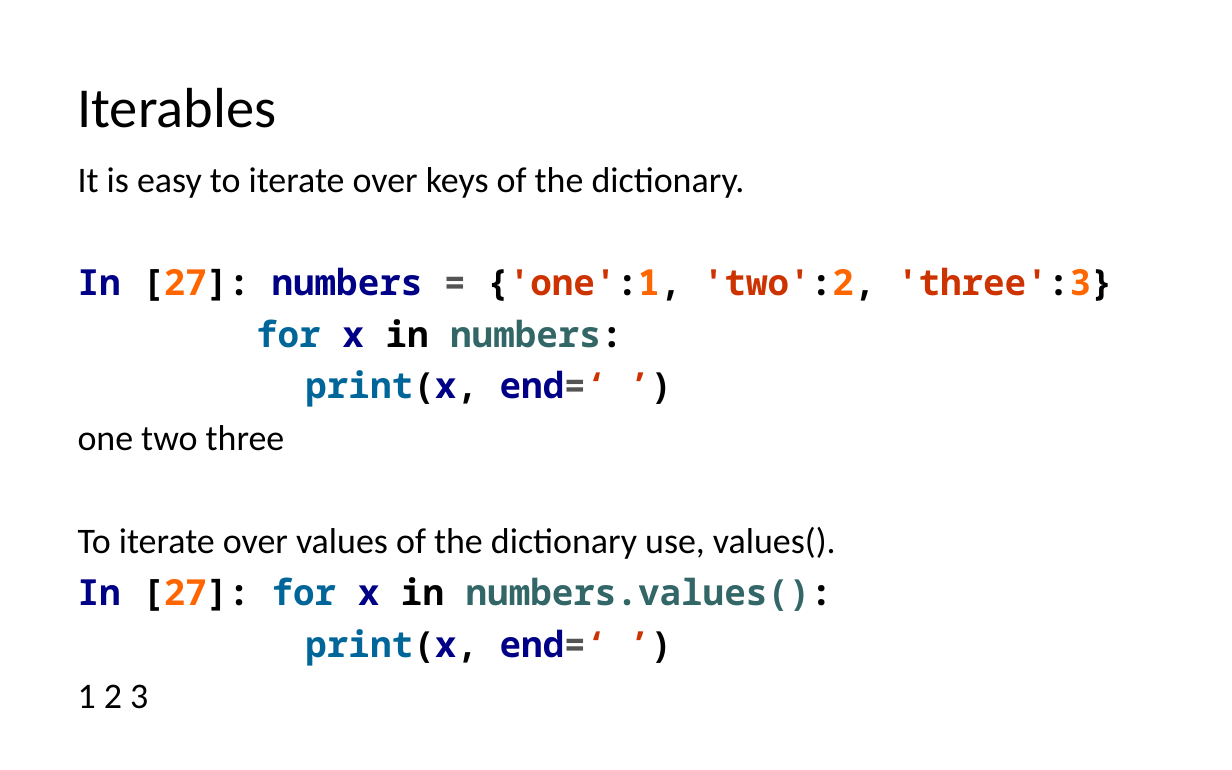
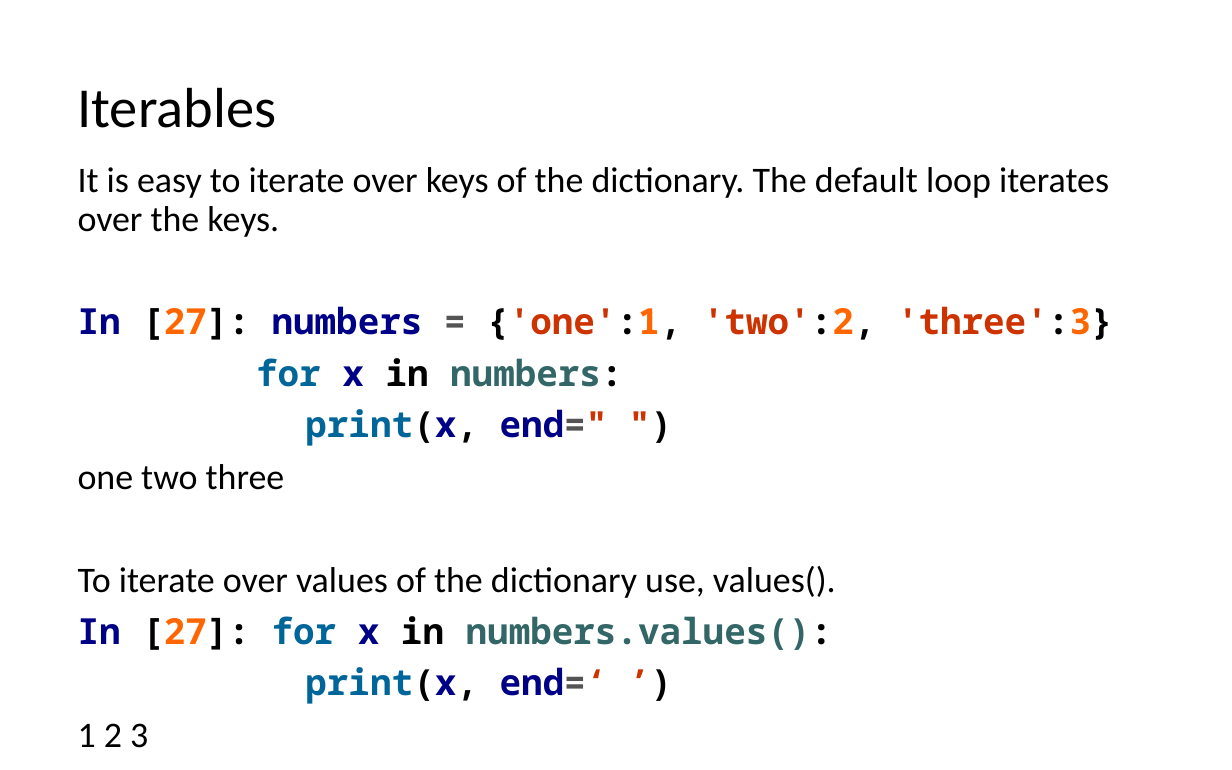
Before and after one commit to LongBaoNguyen/longbaonguyen.github.io, a slide deck: slide 17 of courses/apcsp/lect7.pptx (slide 14 before the commit). Drawn at 1232x770 pixels with LibreOffice and Linux fonts; fonts in the diff are those of the drawing. Boxes give left, top, right and bottom in pixels: in the first picture for what was removed or moved away, otherwise in the second. Text is boxed around its words. In the diff, an @@ line names an element or a change of style, - is before the commit and + after.

```diff
--- a/courses/apcsp/lect7.pptx
+++ b/courses/apcsp/lect7.pptx
@@ text at (78,167,1109,237): text changed @@
-It is easy to iterate over keys of the dictionary.
+It is easy to iterate over keys of the dictionary. The default loop iterates over the keys.
@@ text at (305,409,608,446): text changed @@
-print(x, end=‘ ’)
+print(x, end=" ")
```
Also in this commit, not shown: 2 other slides changed, 3 slides added, 3 other files.
